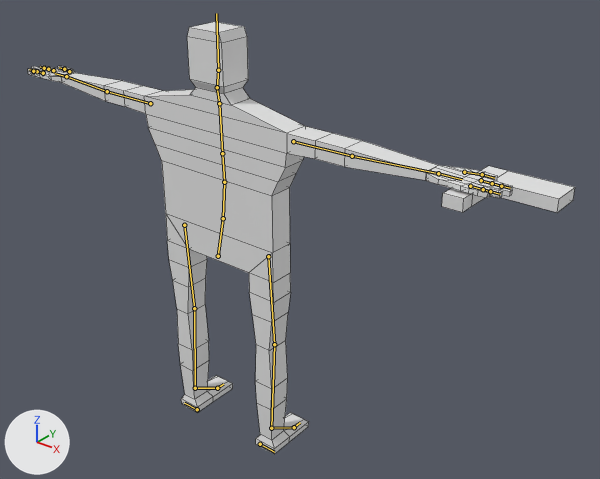
The Blender file BlenderTutorial/gruntBasicEnemy.blend, before and after one commit.
One viewpoint serves both versions: a 50 mm lens placed at (2.06, -2.12, 2.31), pointed at (0.18, 0.24, 0.85). Lighting does not change. The marker at lower left points along +X, +Y and +Z. The first picture is the older version. The bones that bend it are drawn over the model as lines. Mesh edges are drawn as thin lines.

Names of what the first picture shows: 'GruntMesh', 'SimpleGun'.
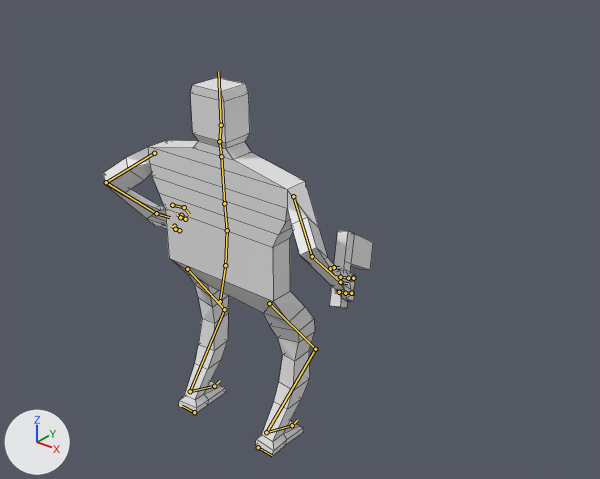
The newer file adds an action. The first version stands in its rest pose; the second is drawn at frame 5 of the action 'fallingToIdle'.

Changed parts and their boxes (x1, y1, x2, y2) in the pictures (600 x 479 px):
'GruntMesh', posed (48% narrower, 12% shorter): before (28, 22, 512, 454); after (103, 78, 356, 457)
'SimpleGun', posed (66% narrower, 62% taller): before (442, 166, 575, 213); after (329, 231, 373, 308)
bone 'hand.L.001', root to tip: before (43, 73) to (37, 71); after (174, 226) to (179, 230)
bone 'hand.L.002', root to tip: before (37, 71) to (33, 71); after (179, 230) to (175, 229)
bone 'hand.L.003', root to tip: before (33, 71) to (29, 69); after (175, 229) to (171, 226)
bone 'hand.L.004', root to tip: before (53, 70) to (48, 69); after (181, 215) to (185, 219)
bone 'hand.L.005', root to tip: before (48, 69) to (44, 68); after (185, 219) to (180, 217)
bone 'hand.L.006', root to tip: before (44, 68) to (40, 67); after (180, 217) to (177, 214)
bone 'hand.L.007', root to tip: before (69, 71) to (64, 69); after (172, 205) to (184, 207)
bone 'hand.L.008', root to tip: before (64, 69) to (59, 67); after (184, 207) to (189, 214)
bone 'hand.R.001', root to tip: before (470, 186) to (483, 189); after (351, 293) to (345, 293)
bone 'hand.R.002', root to tip: before (483, 189) to (490, 191); after (345, 293) to (339, 292)
bone 'hand.R.003', root to tip: before (490, 191) to (500, 194); after (339, 292) to (334, 291)
bone 'hand.R.004', root to tip: before (481, 180) to (492, 183); after (353, 278) to (348, 278)
bone 'hand.R.005', root to tip: before (492, 183) to (501, 186); after (348, 278) to (340, 277)
bone 'hand.R.006', root to tip: before (501, 186) to (510, 188); after (340, 277) to (336, 276)
bone 'hand.R.007', root to tip: before (464, 172) to (482, 174); after (330, 268) to (334, 267)

What the commit changed:
Bone 'root' (bone_root) moves from (0.0, 0.0, 0.0) to (0.0, 0.0, -0.204).
Bone 'ik.leg.controller.R' (bone_ik_leg_controller_r) moves from (0.0, 0.0, 0.0) to (-0.011, -0.127, -0.158).
Bone 'ik.leg.controller.R' (bone_ik_leg_controller_r) turns from (0, 0, 0) to (-9, 1, 1) degrees about its own x, y and z.
Bone 'ik.target.leg.R' (bone_ik_target_leg_r) moves from (0.0, 0.0, 0.0) to (0.141, 0.385, 0.255).
Bone 'hand.L.001' (bone_hand_l_001) turns from (0, 0, 0) to (0, 0, 88) degrees about its own x, y and z.
Bone 'hand.L.002' (bone_hand_l_002) turns from (0, 0, 0) to (0, 0, 88) degrees about its own x, y and z.
Bone 'hand.L.003' (bone_hand_l_003) turns from (0, 0, 0) to (0, 0, 88) degrees about its own x, y and z.
Bone 'hand.L.004' (bone_hand_l_004) turns from (0, 0, 0) to (0, 0, 88) degrees about its own x, y and z.
Bone 'hand.L.005' (bone_hand_l_005) turns from (0, 0, 0) to (0, 0, 88) degrees about its own x, y and z.
Bone 'hand.L.006' (bone_hand_l_006) turns from (0, 0, 0) to (0, 0, 88) degrees about its own x, y and z.
Bone 'hand.L.007' (bone_hand_l_007) turns from (0, 0, 0) to (0, 0, 25) degrees about its own x, y and z.
Bone 'hand.L.008' (bone_hand_l_008) turns from (0, 0, 0) to (28, 0, 0) degrees about its own x, y and z.
Bone 'hand.R.001' (bone_hand_r_001) turns from (0, 0, 0) to (0, 0, -55) degrees about its own x, y and z.
Bone 'hand.R.002' (bone_hand_r_002) turns from (0, 0, 0) to (0, 0, -55) degrees about its own x, y and z.
Bone 'hand.R.003' (bone_hand_r_003) turns from (0, 0, 0) to (0, 0, -55) degrees about its own x, y and z.
Bone 'hand.R.004' (bone_hand_r_004) turns from (0, 0, 0) to (0, 0, -55) degrees about its own x, y and z.
Bone 'hand.R.005' (bone_hand_r_005) turns from (0, 0, 0) to (0, 0, -55) degrees about its own x, y and z.
Bone 'hand.R.006' (bone_hand_r_006) turns from (0, 0, 0) to (0, 0, -55) degrees about its own x, y and z.
Bone 'hand.R.007' (bone_hand_r_007) moves from (0.0, 0.0, 0.0) to (0.068, -0.002, 0.006).
Bone 'hand.R.007' (bone_hand_r_007) turns from (0, 0, 0) to (57, -81, -66) degrees about its own x, y and z.
Bone 'ik.leg.controller.L' (bone_ik_leg_controller_l) moves from (0.0, 0.0, 0.0) to (0.011, -0.127, -0.158).
Bone 'ik.leg.controller.L' (bone_ik_leg_controller_l) turns from (0, 0, 0) to (-9, -1, -1) degrees about its own x, y and z.
Bone 'ik.controller.arm.L' (bone_ik_controller_arm_l) moves from (0.0, 0.0, 0.0) to (-0.352, -0.411, -0.087).
Bone 'ik.controller.arm.L' (bone_ik_controller_arm_l) turns from (0, 0, 0) to (-61, 14, 82) degrees about its own x, y and z.
Bone 'ik.target.leg.L' (bone_ik_target_leg_l) moves from (0.0, 0.0, 0.0) to (-0.141, 0.385, 0.255).
Bone 'ik.controller.arm.R' (bone_ik_controller_arm_r) moves from (0.0, 0.0, 0.0) to (0.352, -0.411, -0.087).
Bone 'ik.controller.arm.R' (bone_ik_controller_arm_r) turns from (0, 0, 0) to (-61, -14, -82) degrees about its own x, y and z.
Bone 'ik.target.arm.R' (bone_ik_target_arm_r) moves from (0.0, 0.0, 0.0) to (-0.188, 0.0, -0.436).
Bone 'ik.target.arm.L' (bone_ik_target_arm_l) moves from (0.0, 0.0, 0.0) to (0.188, 0.0, -0.436).
